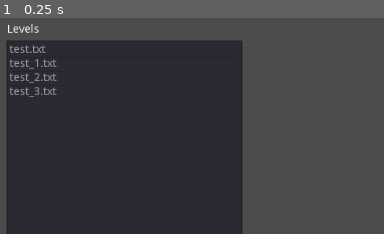
Above: before the commit, frame 1.
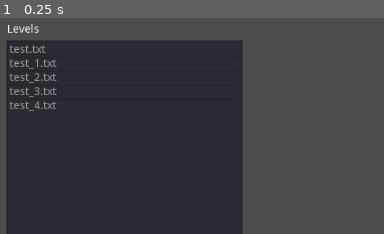
Above: after the commit, the same moment.

Repository: Emreu/sokoban_solver
Game: Godot game, scene res://UI/Loader.tscn
Two runs of this game, one before a commit and one after it. Both use one fixed random seed, a clock stepped at 60 frames per second and the inputs below.
Inputs:
- Up to frame 1 (0.25 s): no input
The pictures show only the part of the screen within x 0-50%, y 0-50%; the shares and areas given below are measured in that part.

The runs differ from the first frame. In frame 1, 0.2% of the frame differs, in the area x 2-15%, y 38-44%.

Commit message:
Minor updates

Diff:
--- a/visualizer/UI/Loader.gd
+++ b/visualizer/UI/Loader.gd
@@ -9,6 +9,7 @@
 	LoadMap("/home/emreu/otus/sokoban_solver/solver/test_1.txt")
 	LoadMap("/home/emreu/otus/sokoban_solver/solver/test_2.txt")
 	LoadMap("/home/emreu/otus/sokoban_solver/solver/test_3.txt")
+	LoadMap("/home/emreu/otus/sokoban_solver/solver/test_4.txt")
 	pass # Replace with function body.
 
 func LoadMap(path):
--- a/visualizer/assets/icons.svg
+++ b/visualizer/assets/icons.svg
@@ -28,17 +28,17 @@
      borderopacity="1.0"
      inkscape:pageopacity="0.0"
      inkscape:pageshadow="2"
-     inkscape:zoom="6.9571556"
-     inkscape:cx="29.670994"
-     inkscape:cy="24.099201"
+     inkscape:zoom="39.355615"
+     inkscape:cx="30.855357"
+     inkscape:cy="9.6993888"
      inkscape:document-units="mm"
      inkscape:current-layer="layer1"
      showgrid="true"
      units="px"
      inkscape:window-width="1920"
-     inkscape:window-height="1032"
-     inkscape:window-x="0"
-     inkscape:window-y="24"
+     inkscape:window-height="1024"
+     inkscape:window-x="1920"
+     inkscape:window-y="0"
      inkscape:window-maximized="1"
      fit-margin-top="0"
      fit-margin-left="0"
@@ -70,42 +70,38 @@
      inkscape:groupmode="layer"
      id="layer1"
      transform="translate(6.28e-6,-263.13335)">
-    <rect
-       style="fill:#505050;fill-opacity:1;stroke:none;stroke-width:0.26458332;stroke-linecap:round;stroke-linejoin:round;stroke-miterlimit:4;stroke-dasharray:none;stroke-opacity:1;paint-order:normal"
-       id="rect817"
-       width="4.2333331"
-       height="4.2333331"
-       x="0"
-       y="263.13333"
-       inkscape:export-xdpi="384"
-       inkscape:export-ydpi="384" />
-    <rect
-       style="fill:#0000ff;fill-opacity:1;stroke:none;stroke-width:0.26458332;stroke-linecap:round;stroke-linejoin:round;stroke-miterlimit:4;stroke-dasharray:none;stroke-opacity:1;paint-order:normal"
-       id="rect821"
-       width="3.175"
-       height="3.175"
-       x="4.7624998"
-       y="263.66251" />
-    <path
-       style="fill:#6e6e6e;fill-opacity:1;stroke:none;stroke-width:0.26499999;stroke-linecap:butt;stroke-linejoin:miter;stroke-miterlimit:4;stroke-dasharray:none;stroke-opacity:1"
-       d="m 0,263.13334 h 4.2333333 l -0.5291667,0.52917 H 0.52916666 Z"
-       id="path823"
-       inkscape:connector-curvature="0" />
-    <path
-       inkscape:connector-curvature="0"
-       id="path825"
-       d="m -6.28e-6,267.36667 3.36e-6,-4.23333 0.52916958,0.52917 -2.52e-6,3.175 z"
-       style="fill:#5a5a5a;fill-opacity:1;stroke:none;stroke-width:0.26499999;stroke-linecap:butt;stroke-linejoin:miter;stroke-miterlimit:4;stroke-dasharray:none;stroke-opacity:1" />
-    <path
-       style="fill:#323232;fill-opacity:1;stroke:none;stroke-width:0.26499999;stroke-linecap:butt;stroke-linejoin:miter;stroke-miterlimit:4;stroke-dasharray:none;stroke-opacity:1"
-       d="M 4.2333272,267.36668 H -2.78e-6 l 0.52916944,-0.52917 H 3.7041667 Z"
-       id="path827"
-       inkscape:connector-curvature="0" />
-    <path
-       inkscape:connector-curvature="0"
-       id="path829"
-       d="m 4.2333223,263.13335 1.63e-5,4.23333 -0.529172,-0.52917 -1.23e-5,-3.175 z"
-       style="fill:#464646;fill-opacity:1;stroke:none;stroke-width:0.26499999;stroke-linecap:butt;stroke-linejoin:miter;stroke-miterlimit:4;stroke-dasharray:none;stroke-opacity:1" />
+    <g
+       id="g901">
+      <rect
+         inkscape:export-ydpi="384"
+         inkscape:export-xdpi="384"
+         y="263.13333"
+         x="0"
+         height="4.2333331"
+         width="4.2333331"
+         id="rect817"
+         style="fill:#505050;fill-opacity:1;stroke:none;stroke-width:0.26458332;stroke-linecap:round;stroke-linejoin:round;stroke-miterlimit:4;stroke-dasharray:none;stroke-opacity:1;paint-order:normal" />
+      <path
+         inkscape:connector-curvature="0"
+         id="path823"
+         d="m 0,263.13334 h 4.2333333 l -0.5291667,0.52917 H 0.52916666 Z"
+         style="fill:#6e6e6e;fill-opacity:1;stroke:none;stroke-width:0.26499999;stroke-linecap:butt;stroke-linejoin:miter;stroke-miterlimit:4;stroke-dasharray:none;stroke-opacity:1" />
+      <path
+         style="fill:#5a5a5a;fill-opacity:1;stroke:none;stroke-width:0.26499999;stroke-linecap:butt;stroke-linejoin:miter;stroke-miterlimit:4;stroke-dasharray:none;stroke-opacity:1"
+         d="m -6.28e-6,267.36667 3.36e-6,-4.23333 0.52916958,0.52917 -2.52e-6,3.175 z"
+         id="path825"
+         inkscape:connector-curvature="0" />
+      <path
+         inkscape:connector-curvature="0"
+         id="path827"
+         d="M 4.2333272,267.36668 H -2.78e-6 l 0.52916944,-0.52917 H 3.7041667 Z"
+         style="fill:#323232;fill-opacity:1;stroke:none;stroke-width:0.26499999;stroke-linecap:butt;stroke-linejoin:miter;stroke-miterlimit:4;stroke-dasharray:none;stroke-opacity:1" />
+      <path
+         style="fill:#464646;fill-opacity:1;stroke:none;stroke-width:0.26499999;stroke-linecap:butt;stroke-linejoin:miter;stroke-miterlimit:4;stroke-dasharray:none;stroke-opacity:1"
+         d="m 4.2333223,263.13335 1.63e-5,4.23333 -0.529172,-0.52917 -1.23e-5,-3.175 z"
+         id="path829"
+         inkscape:connector-curvature="0" />
+    </g>
     <path
        style="fill:#ff0000;stroke:none;stroke-width:0.26458332px;stroke-linecap:butt;stroke-linejoin:miter;stroke-opacity:1"
        d="m 9.5249997,267.36667 c -2.1166665,-5.29166 4.2333333,-5.29166 2.1166673,0 h -0.79375 c 0,-1.05833 -0.529167,-1.05833 -0.529167,0 z"
@@ -537,24 +533,34 @@
          x="12.7"
          y="263.66251" />
     </g>
-    <path
-       style="fill:#4141ff;fill-opacity:1;stroke:none;stroke-width:0.26458332px;stroke-linecap:butt;stroke-linejoin:miter;stroke-opacity:1"
-       d="m 4.7624999,263.66251 h 3.175 l -1.5875,1.5875 z"
-       id="path1007"
-       inkscape:connector-curvature="0" />
-    <path
-       inkscape:connector-curvature="0"
-       id="path1009"
-       d="m 4.7624999,266.83751 h 3.175 l -1.5875,-1.5875 z"
-       style="fill:#0000c8;fill-opacity:1;stroke:none;stroke-width:0.26458332px;stroke-linecap:butt;stroke-linejoin:miter;stroke-opacity:1" />
-    <rect
-       style="fill:#00ffff;fill-opacity:1;stroke:none;stroke-width:0.42333239;stroke-linecap:butt;stroke-linejoin:miter;stroke-miterlimit:4;stroke-dasharray:0.42333242, 0.42333242;stroke-dashoffset:20.00000191;stroke-opacity:1;paint-order:normal"
-       id="rect943"
-       width="2.116667"
-       height="2.1166568"
-       x="5.2916665"
-       y="264.19168"
-       rx="0.52916664" />
+    <g
+       id="g938">
+      <rect
+         y="263.66251"
+         x="4.7624998"
+         height="3.175"
+         width="3.175"
+         id="rect821"
+         style="fill:#0000ff;fill-opacity:1;stroke:none;stroke-width:0.26458332;stroke-linecap:round;stroke-linejoin:round;stroke-miterlimit:4;stroke-dasharray:none;stroke-opacity:1;paint-order:normal" />
+      <path
+         inkscape:connector-curvature="0"
+         id="path1007"
+         d="m 4.7624999,263.66251 h 3.175 l -1.5875,1.5875 z"
+         style="fill:#4141ff;fill-opacity:1;stroke:none;stroke-width:0.26458332px;stroke-linecap:butt;stroke-linejoin:miter;stroke-opacity:1" />
+      <path
+         style="fill:#0000c8;fill-opacity:1;stroke:none;stroke-width:0.26458332px;stroke-linecap:butt;stroke-linejoin:miter;stroke-opacity:1"
+         d="m 4.7624999,266.83751 h 3.175 l -1.5875,-1.5875 z"
+         id="path1009"
+         inkscape:connector-curvature="0" />
+      <rect
+         rx="0.52916664"
+         y="264.19168"
+         x="5.2916665"
+         height="2.1166568"
+         width="2.116667"
+         id="rect943"
+         style="fill:#00ffff;fill-opacity:1;stroke:none;stroke-width:0.42333239;stroke-linecap:butt;stroke-linejoin:miter;stroke-miterlimit:4;stroke-dasharray:0.42333242, 0.42333242;stroke-dashoffset:20.00000191;stroke-opacity:1;paint-order:normal" />
+    </g>
     <path
        style="fill:#00ff00;fill-opacity:1;stroke:none;stroke-width:2.00000024;stroke-linecap:butt;stroke-linejoin:miter;stroke-miterlimit:4;stroke-dasharray:2.0000002, 2.0000002;stroke-dashoffset:20.00000191;stroke-opacity:1;paint-order:normal"
        d="M 64,0 V 16 H 80 V 0 Z m 1.000024,0.9999739 h 14 V 14.999974 h -14 z"
Not shown, added: solver/test_4.txt
Not shown, added: solver/test_5.txt
Not shown, added: solver/test_6.txt
Not shown, changed: solver/world/solver.go
